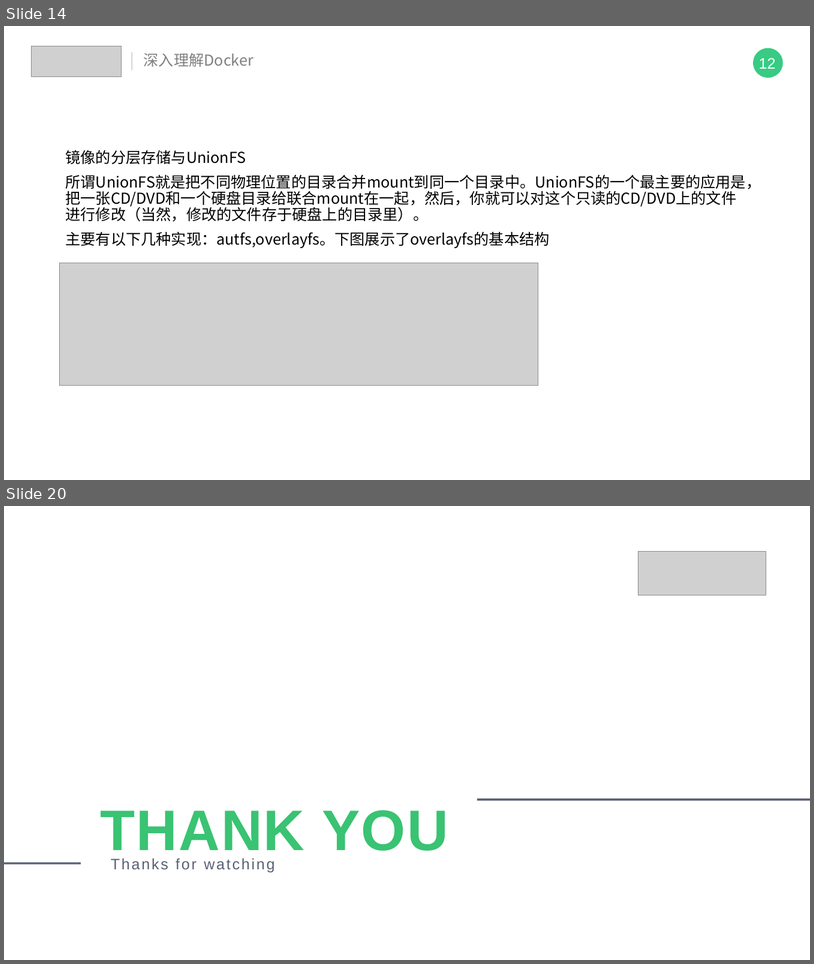
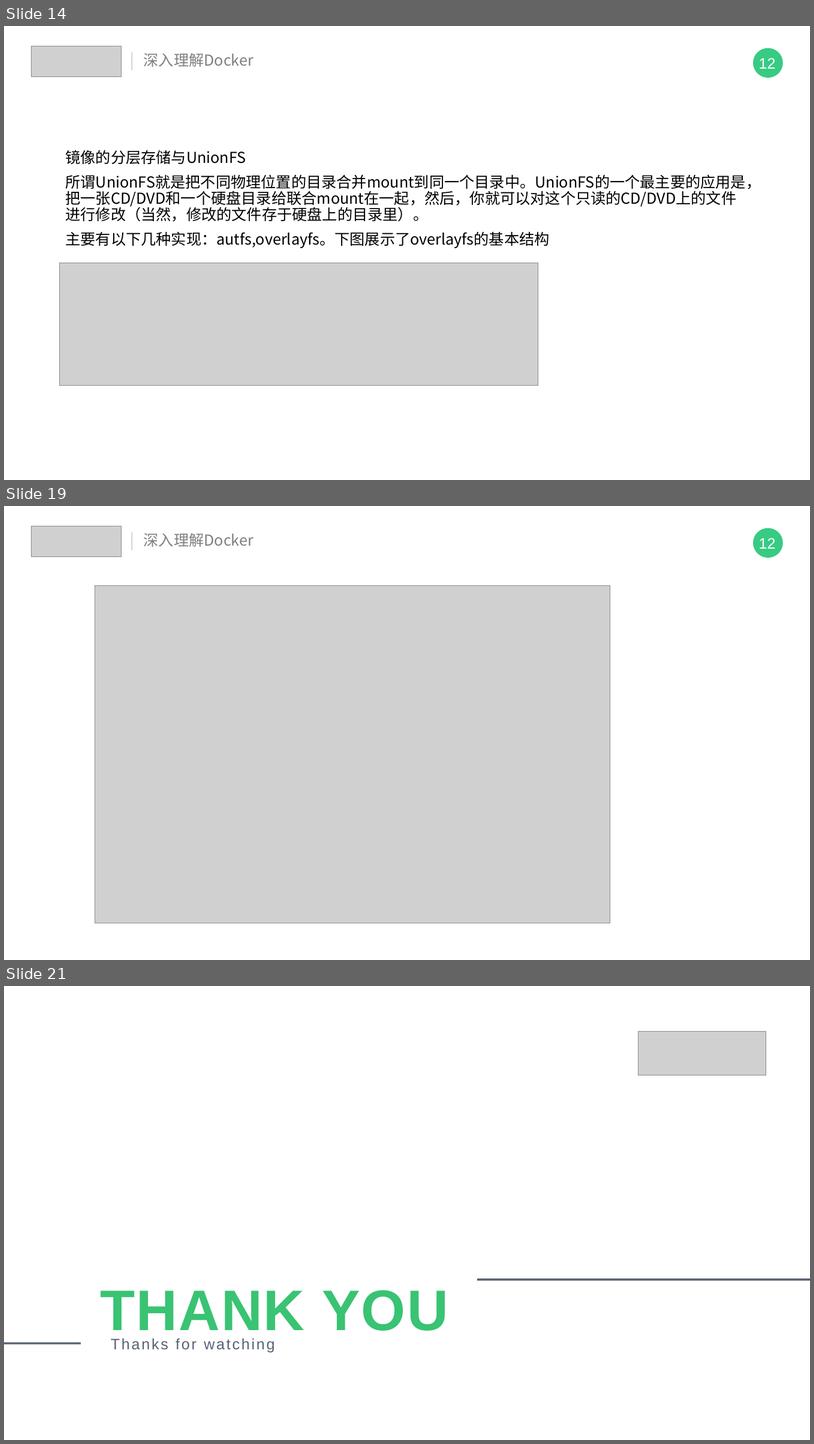
Before and after one commit to IT18Monkey/java-learn-note, a slide deck: 技术分享/浅尝docker.pptx. Shown one above the other, each under a label of ours: slides 14 and 20 before the commit, slides 14, 19 and 21 after it; the slides between them are not shown. The pictures are 814x964 and 814x1444 pixels, drawn with LibreOffice and Linux fonts; fonts in the diff are those of the drawing; grey boxes stand for pictures. Boxes give left, top, right and bottom in pixels: in the first picture for what was removed or moved away, otherwise in the second. Text is boxed around its words. In the diff, an @@ line names an element or a change of style, - is before the commit and + after.

```diff
--- a/技术分享/浅尝docker.pptx
+++ b/技术分享/浅尝docker.pptx
@@ slide 19 added at box(4, 506, 810, 960), background #FFFFFF @@
@@ group added at box(31, 526, 783, 558): 2 texts, 1 ellipse, 1 picture, 1 line @@
+12
+深入理解Docker
@@ picture added at box(95, 586, 611, 923) @@
@@ what was slide 20 is now slide 21 @@
```
Also in this commit, not shown: 5 slides changed, 1 other slide added, 1 slide removed.
